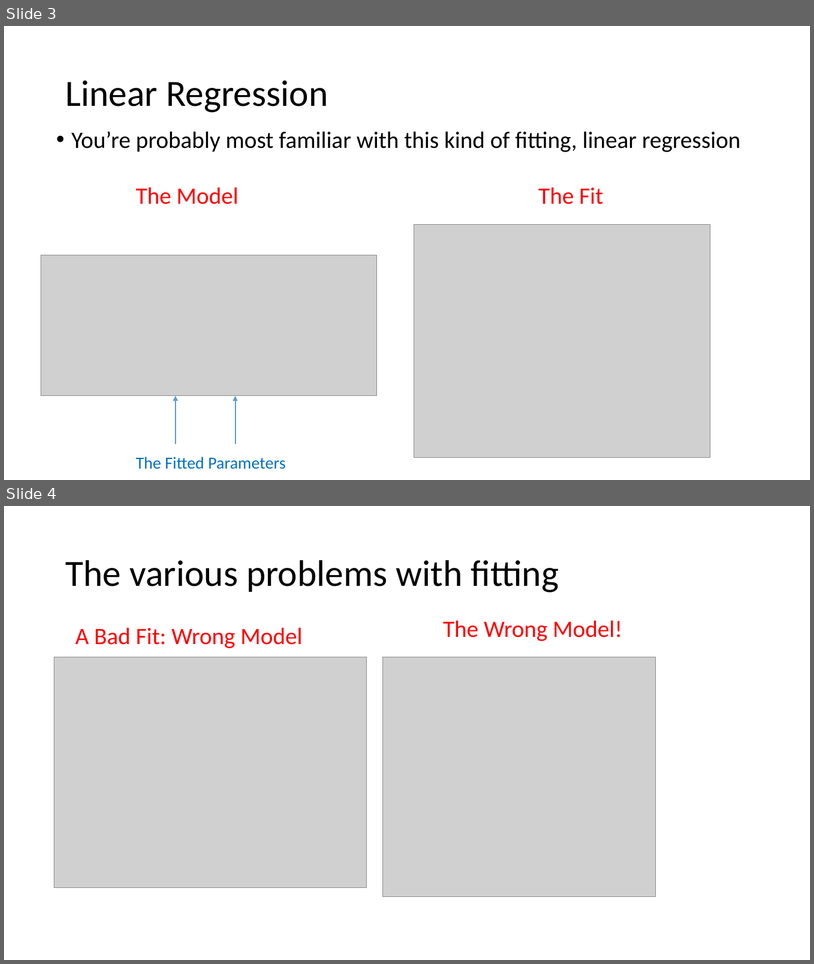
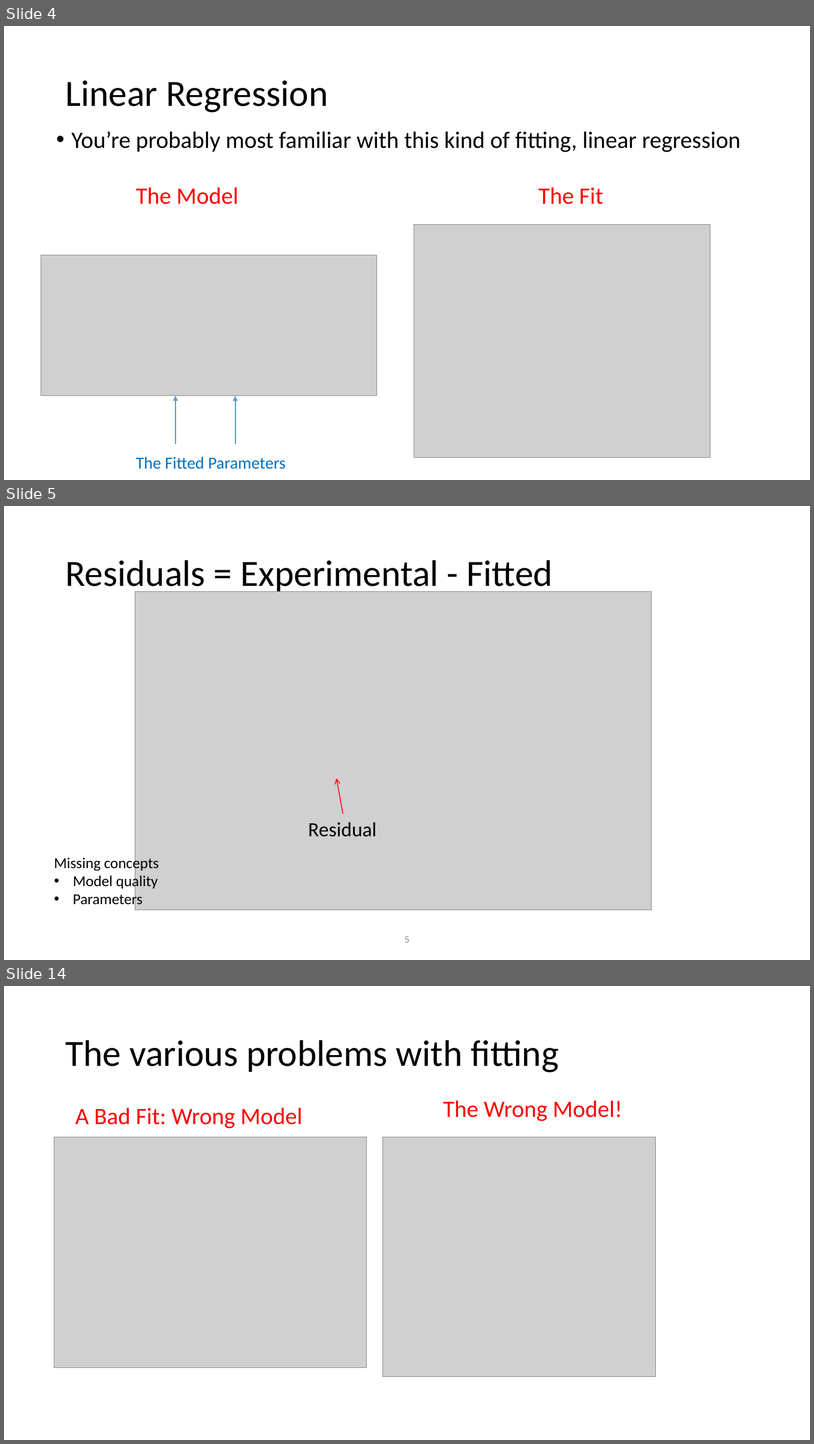
Before and after one commit to ModelEngineering/advancing-biomedical-models, a slide deck: Lectures/Lecture_7_Model_Fitting.pptx. Shown one above the other, each under a label of ours: slides 3 and 4 before the commit, slides 4, 5 and 14 after it; the slides between them are not shown. The pictures are 814x964 and 814x1444 pixels, drawn with LibreOffice and Linux fonts; fonts in the diff are those of the drawing; grey boxes stand for pictures. Boxes give left, top, right and bottom in pixels: in the first picture for what was removed or moved away, otherwise in the second. Text is boxed around its words. In the diff, an @@ line names an element or a change of style, - is before the commit and + after.

```diff
--- a/Lectures/Lecture_7_Model_Fitting.pptx
+++ b/Lectures/Lecture_7_Model_Fitting.pptx
@@ slide 5 added at (4,506,810,960), background #FFFFFF @@
@@ title added at (65,560,554,595), 44 pt, text #000000 @@
+Residuals = Experimental - Fitted
@@ picture added at (135,591,652,910) @@
@@ arrow added from (344, 813) to (337, 778), #FF0000 1 pt @@
@@ text added at (308,822,377,837), 24 pt, text #000000 @@
+Residual
@@ text added at (54,855,159,908), 18 pt, text #000000 @@
+Missing concepts
+• Model quality
+• Parameters
@@ page number added at (405,936,410,942), 12 pt, text #8C8C8C @@
+5
@@ what was slide 3 is now slide 4 @@
@@ what was slide 4 is now slide 14 @@
```
Also in this commit, not shown: 1 slide changed, 10 other slides added, 1 slide removed, 1 other file.
